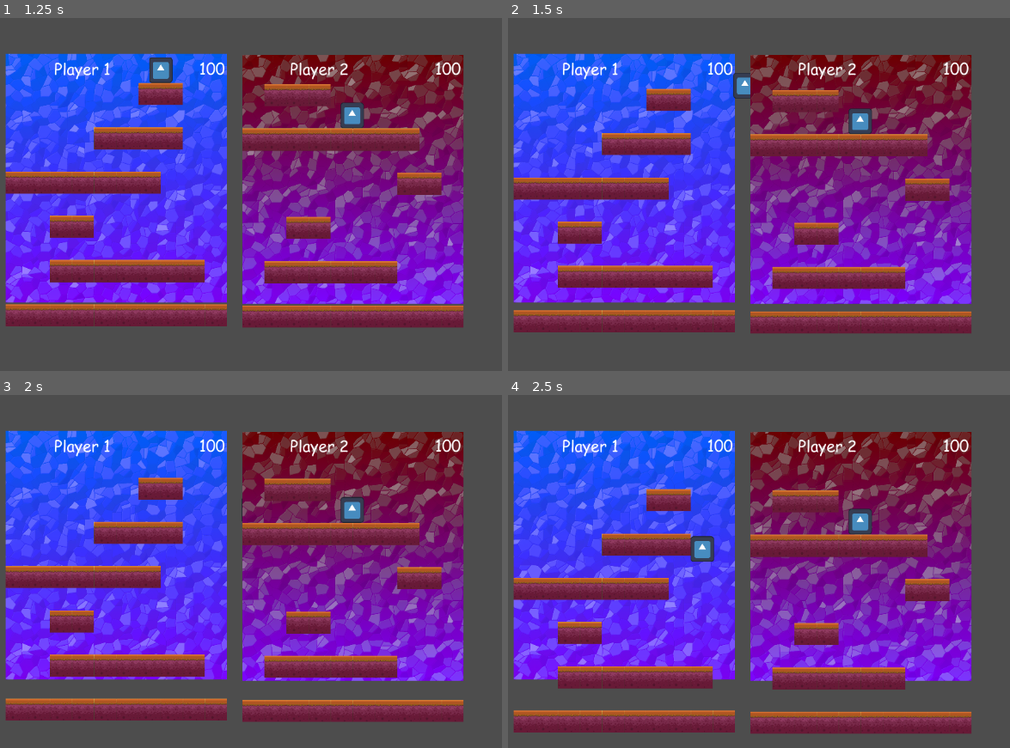
Above: before the commit, frames 1-4 (two rows, left to right).
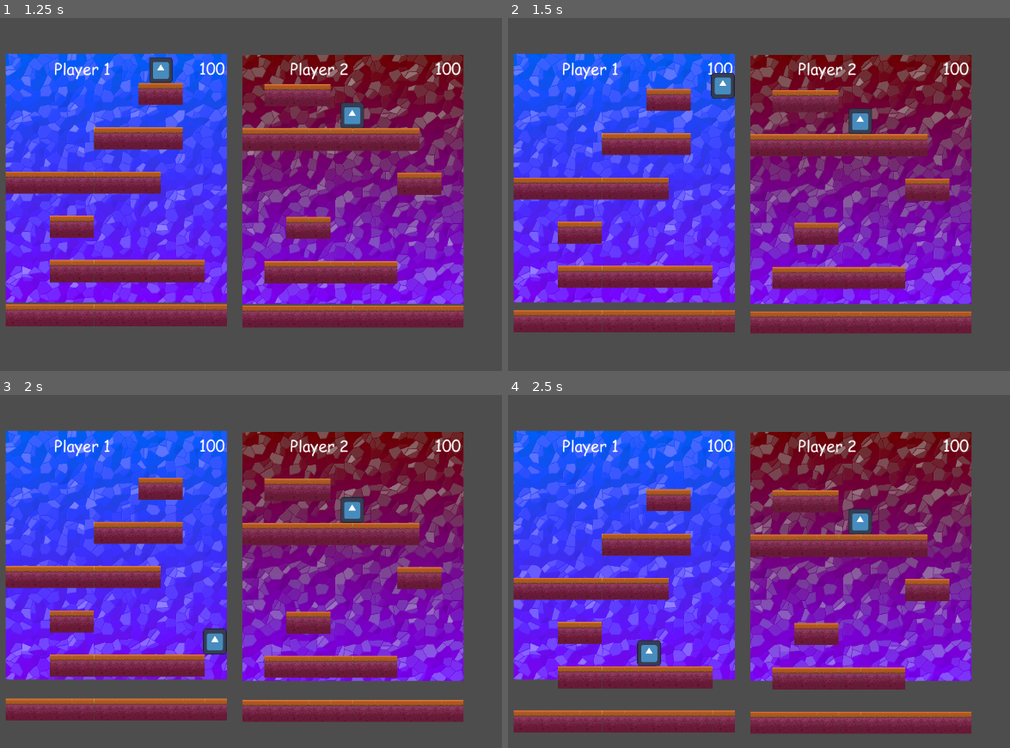
Above: after the commit, the same moments.

Repository: LegacyMD/xd_tower
Game: Godot game, scene res://scenes/root_scene.tscn
Same seed, same stepped clock (60 frames per second), same inputs: the game is played once before the commit and once after it. The engine's default icon, where the game draws it, is replaced by a stand-in: a white triangle on a blue panel in a dark square.
Inputs (mouse positions are in pixels of both pictures, inside the frame that each line leads up to):
- Up to frame 1 (1.25 s): move the mouse to (376, 159) at 0.52 s; hold D (player0_right) from 0.53 s (still down); click (376, 159) at 0.67 s; tap W (player0_up) at 0.77 s
- Up to frame 2 (1.5 s): keep holding D (player0_right); move the mouse to (598, 198) at 1.27 s
- Up to frame 3 (2 s): keep holding D (player0_right); tap W (player0_up) at 1.52 s
- Up to frame 4 (2.5 s): move the mouse to (804, 469) at 2.02 s; release D (player0_right) at 2.03 s; hold A (player0_left) from 2.03 s (still down)

Frame 1 is identical in both runs. In frame 2, 0.5% of the frame differs, in the area x 40-49%, y 15-23%; in frame 3, 0.4%; in frame 4, 0.7%, in the area x 25-42%, y 39-77%.

Commit message:
Add walls

Diff:
--- a/scenes/player_view.tscn
+++ b/scenes/player_view.tscn
@@ -7,6 +7,9 @@
 
 [sub_resource type="RectangleShape2D" id="RectangleShape2D_d1cn2"]
 size = Vector2(964.211, 176.711)
+
+[sub_resource type="RectangleShape2D" id="RectangleShape2D_8ajvc"]
+size = Vector2(11, 843)
 
 [node name="PlayerView" type="Node2D"]
 script = ExtResource("1_hdgho")
@@ -49,8 +52,22 @@
 
 [node name="Player" parent="." instance=ExtResource("1_wpenj")]
 position = Vector2(0, -370)
-collision_layer = 7
 collision_mask = 7
+
+[node name="LeftWall" type="StaticBody2D" parent="."]
+collision_layer = 2
+
+[node name="CollisionShape2D" type="CollisionShape2D" parent="LeftWall"]
+position = Vector2(-287.5, 6.5)
+shape = SubResource("RectangleShape2D_8ajvc")
+
+[node name="RightWall" type="StaticBody2D" parent="."]
+position = Vector2(550, 0)
+collision_layer = 2
+
+[node name="CollisionShape2D" type="CollisionShape2D" parent="RightWall"]
+position = Vector2(-264, 0)
+shape = SubResource("RectangleShape2D_8ajvc")
 
 [connection signal="area_entered" from="Area2D" to="Player" method="_on_area_2d_area_entered"]
 [connection signal="body_entered" from="Area2D" to="Player" method="_on_area_2d_body_entered"]
Not shown: 1 places in scenes/player_view.tscn that only renumber resources
